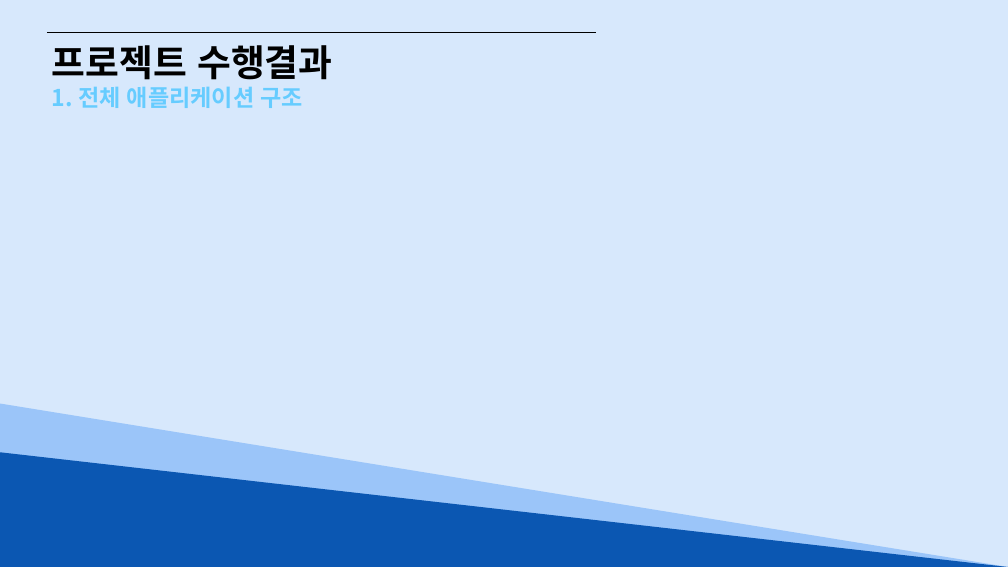
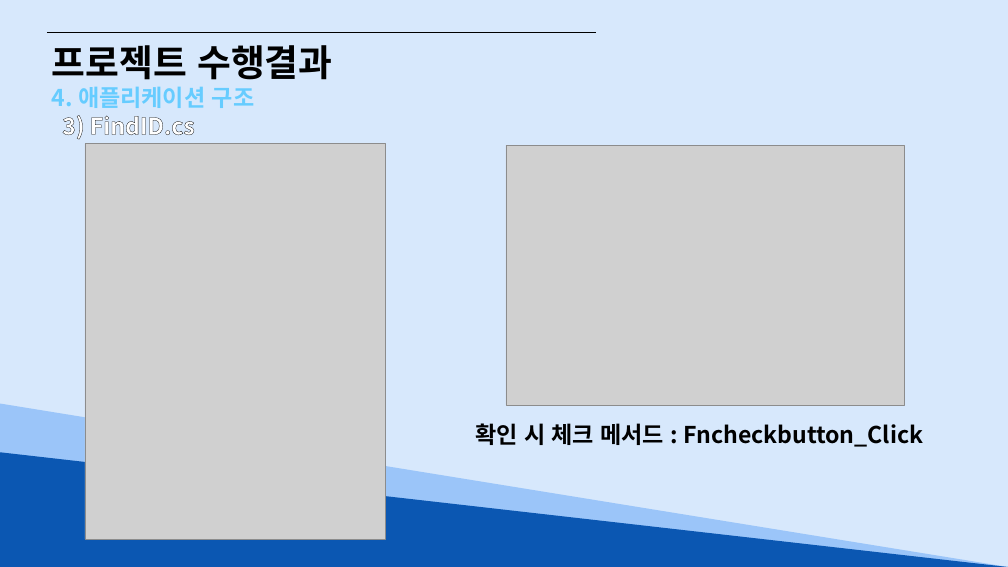
Before and after one commit to Hyno2/CSharpProject, a slide deck: slide 23 of 앉아써 팀(대구광역시 맛집데이터 조회시스템).pptx (slide 13 before the commit). Drawn at 1008x567 pixels with LibreOffice and Linux fonts; fonts in the diff are those of the drawing; grey boxes stand for pictures. Boxes give left, top, right and bottom in pixels: in the first picture for what was removed or moved away, otherwise in the second. Text is boxed around its words. In the diff, an @@ line names an element or a change of style, - is before the commit and + after.

```diff
--- a/앉아써 팀(대구광역시 맛집데이터 조회시스템).pptx
+++ b/앉아써 팀(대구광역시 맛집데이터 조회시스템).pptx
@@ text at <box>52,86,254,140</box>: text changed; text colour #66CCFF to #FFFFFF @@
-1. 전체 애플리케이션 구조
+4. 애플리케이션 구조
+3) FindID.cs
@@ picture added at <box>85,144,386,539</box> @@
@@ picture added at <box>506,145,904,405</box> @@
@@ text added at <box>475,423,923,447</box>, 22 pt, text #000000, bold @@
+확인 시 체크 메서드 : Fncheckbutton_Click
```
Also in this commit, not shown: 12 other slides changed, 3 slides added, 14 slides removed, 2 other files.
